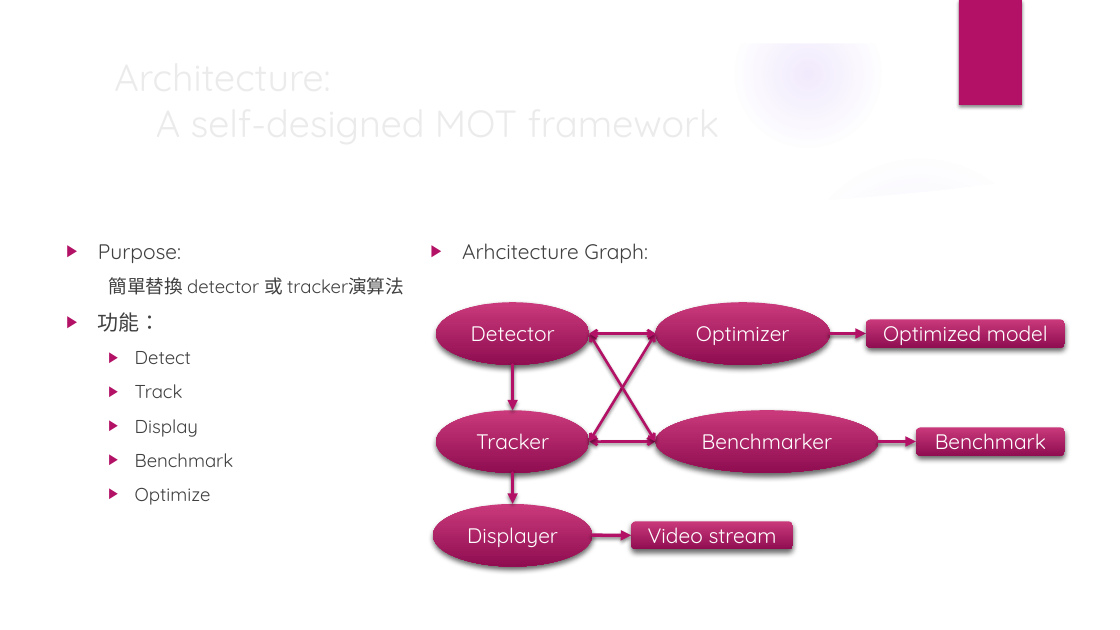
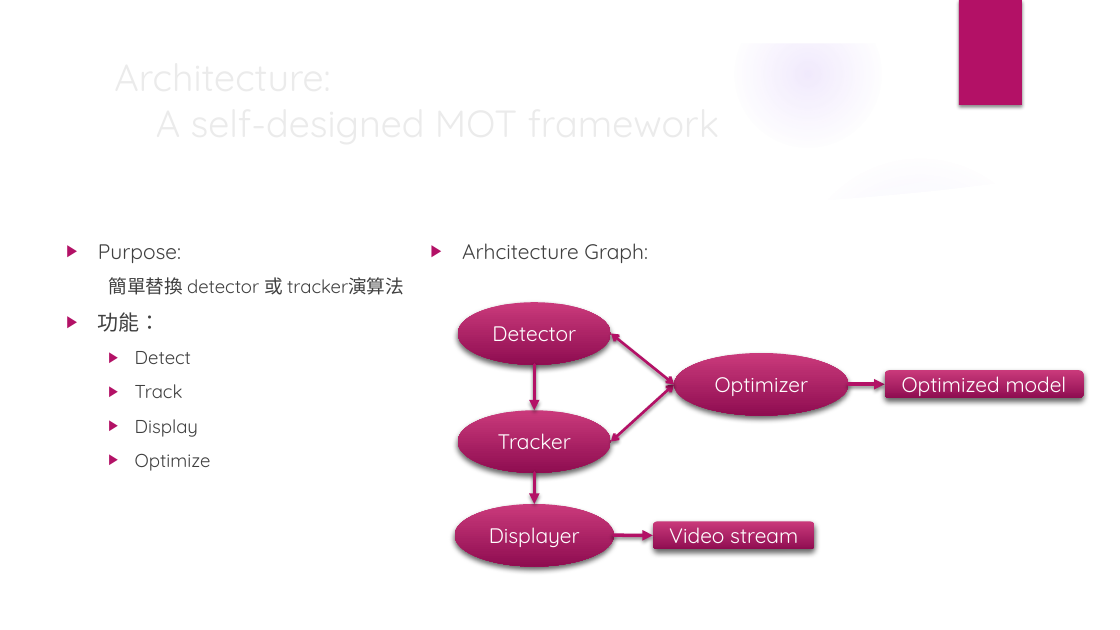
Before and after one commit to liuyy3364/Introduntion-to-Artificial-Intelligence-Final-Project, a slide deck: slide 5 of presentation slide.pptx. Drawn at 1120x630 pixels with LibreOffice and Linux fonts; fonts in the diff are those of the drawing; background and template pictures are left out. Boxes give left, top, right and bottom in pixels: in the first picture for what was removed or moved away, otherwise in the second. Text is boxed around its words. In the diff, an @@ line names an element or a change of style, - is before the commit and + after.

Commit message:
update

```diff
--- a/presentation slide.pptx
+++ b/presentation slide.pptx
@@ double arrow removed from (590, 334) to (655, 442) @@
@@ double arrow moved from (590, 334) - (655, 334) to (611, 334) - (675, 384) @@
@@ double arrow moved from (655, 334) - (590, 442) to (675, 384) - (611, 442) @@
@@ 1 ellipse, 1 rounded rectangle, 1 arrow: place and size @@
-1 ellipse, 1 rounded rectangle, 1 arrow at (655, 302, 1065, 365)
+1 ellipse, 1 rounded rectangle, 1 arrow at (675, 353, 1084, 415)
@@ ellipse removed at (655, 410, 879, 472) @@
-Benchmarker
@@ double arrow removed from (590, 442) to (655, 442) @@
@@ arrow removed from (879, 442) to (916, 442) @@
@@ rounded rectangle removed at (916, 428, 1065, 456) @@
-Benchmark
@@ text at (135, 453, 234, 467): paragraph removed @@
-  ▶ Benchmark
@@ 3 ellipses, 3 arrows, 1 rounded rectangle: place and size @@
-3 ellipses, 3 arrows, 1 rounded rectangle at (433, 302, 793, 566)
+3 ellipses, 3 arrows, 1 rounded rectangle at (455, 302, 814, 566)
```
